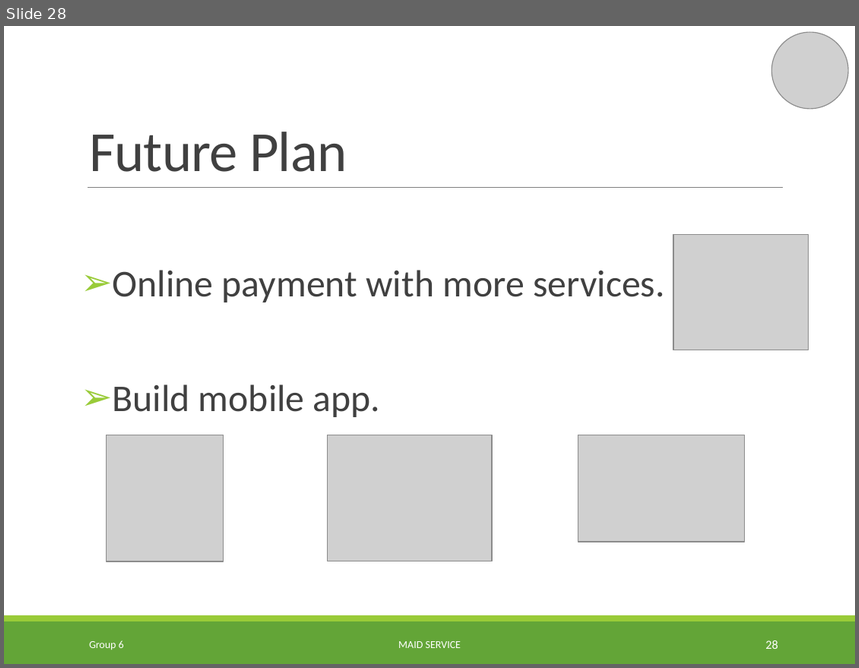
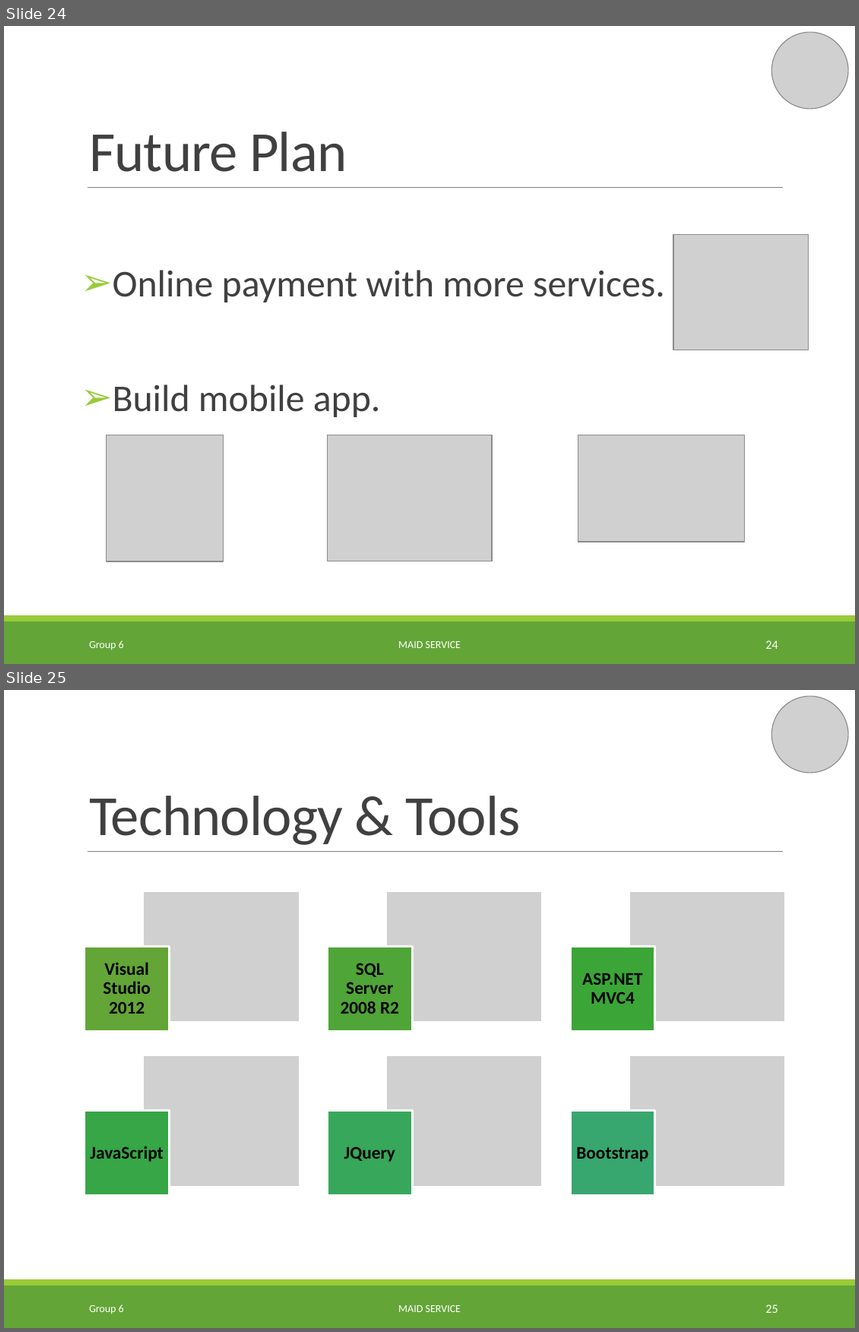
Before and after one commit to TuanBT/ms-website, a slide deck: Presentation/MS_Slide.pptx. Shown one above the other, each under a label of ours: slide 28 before the commit, slides 24 and 25 after it. The pictures are 859x668 and 859x1332 pixels, drawn with LibreOffice and Linux fonts; fonts in the diff are those of the drawing; grey boxes stand for pictures; background and template pictures are left out. Boxes give left, top, right and bottom in pixels: in the first picture for what was removed or moved away, otherwise in the second. Text is boxed around its words. In the diff, an @@ line names an element or a change of style, - is before the commit and + after.

```diff
--- a/Presentation/MS_Slide.pptx
+++ b/Presentation/MS_Slide.pptx
@@ slide 25 added at (x1=4, y1=690, x2=855, y2=1328), background picture (left out); not listed: 3 template elements that a slide beside it also shows @@
@@ picture added at (x1=772, y1=696, x2=848, y2=773) @@
@@ title added at (x1=89, y1=796, x2=521, y2=845), 48 pt, text #404040 @@
+Technology & Tools
@@ group added at (x1=84, y1=891, x2=785, y2=1195): 6 pictures, 6 rectangles, 6 texts @@
+Visual Studio 2012
+SQL Server 2008 R2
+ASP.NET MVC4
+JavaScript
+JQuery
+Bootstrap
@@ text added at (x1=89, y1=1305, x2=124, y2=1315), 9 pt, text #FFFFFF @@
+Group 6
@@ page number added at (x1=766, y1=1305, x2=778, y2=1313), 10.5 pt, text #FFFFFF @@
+25
@@ text added at (x1=398, y1=1306, x2=461, y2=1312), 9 pt, text #FFFFFF @@
+MAID SERVICE
@@ what was slide 28 is now slide 24 @@
@@ page number at (x1=766, y1=641, x2=778, y2=649): text changed @@
-28
+24
```
Also in this commit, not shown: 17 slides changed, 1 other slide added, 6 slides removed.
